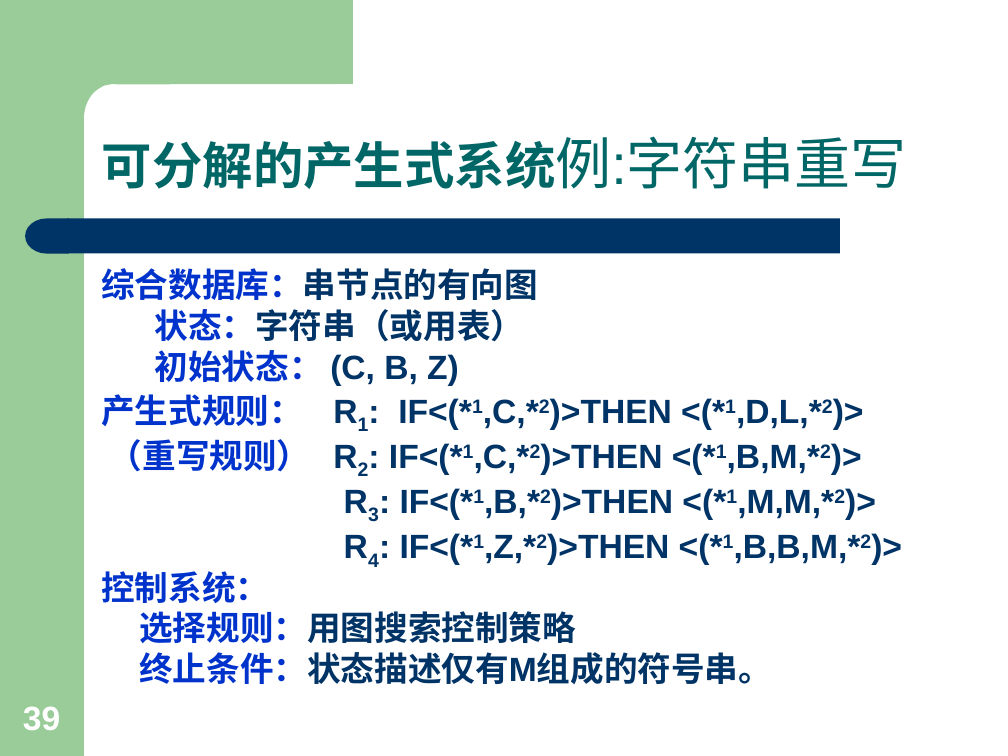
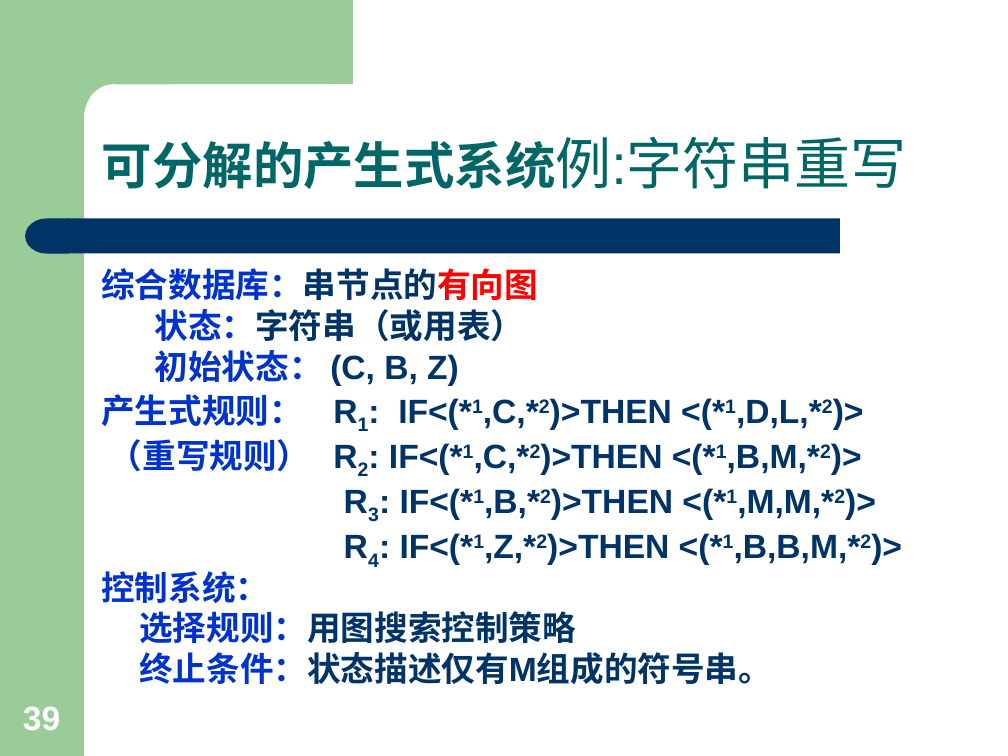
Before and after one commit to jxwb088047/AI_Review, a slide deck: slide 39 of 人工智能PPT/2. 产生式系统.ppt. Drawn at 1008x756 pixels with LibreOffice and Linux fonts; fonts in the diff are those of the drawing. Boxes give left, top, right and bottom in pixels: in the first picture for what was removed or moved away, otherwise in the second. Text is boxed around its words. In the diff, an @@ line names an element or a change of style, - is before the commit and + after.

```diff
--- a/人工智能PPT/2. 产生式系统.ppt
+++ b/人工智能PPT/2. 产生式系统.ppt
@@ text at bbox=[101, 268, 538, 300]: text colour #003366 to #FF0000 in "综合数据库：串节点的有向图" @@
```
Also in this commit, not shown: 1 other slide changed, 6 other files.
